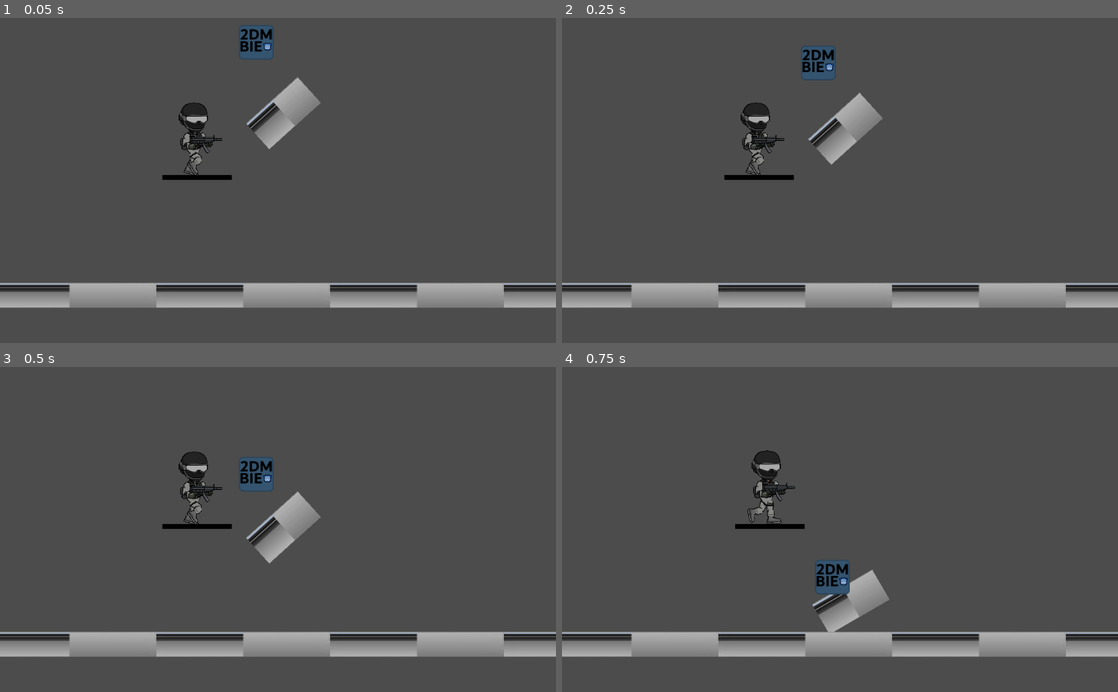
Above: before the commit, frames 1-4 (two rows, left to right).
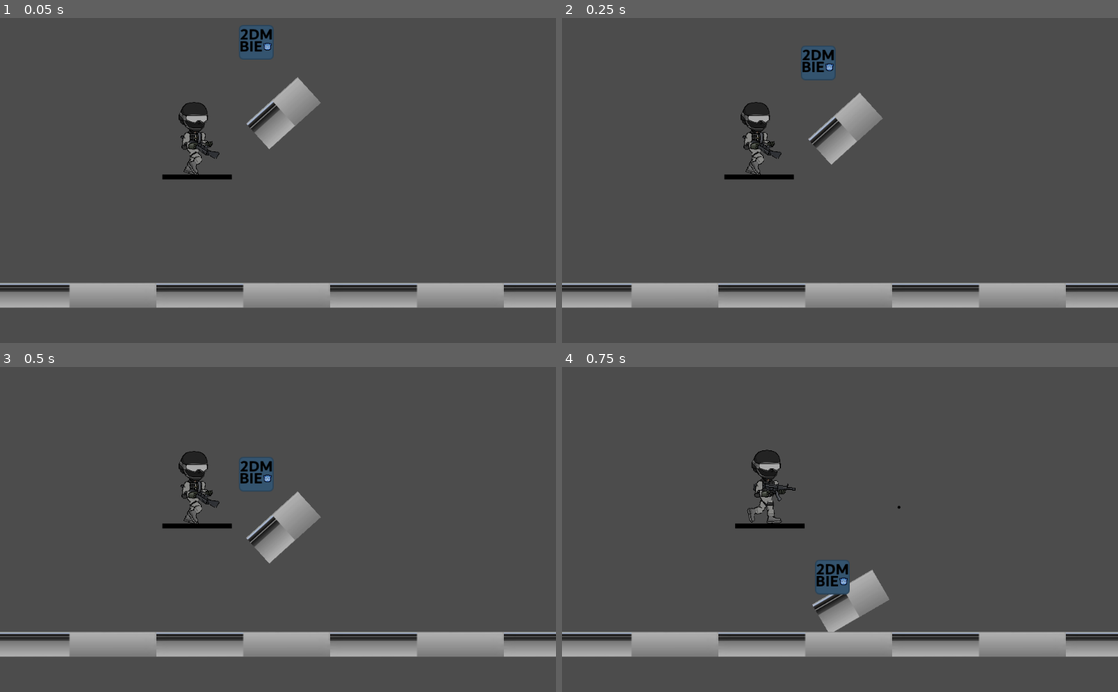
Above: after the commit, the same moments.

Repository: 2DMBIE/2DMBIE-Alpha
Game: Godot game, scene res://map.tscn
Two runs of this game, one before a commit and one after it. Both use one fixed random seed, a clock stepped at 60 frames per second and the inputs below.
Inputs (mouse positions are in pixels of both pictures, inside the frame that each line leads up to):
- Up to frame 1 (0.05 s): no input
- Up to frame 2 (0.25 s): no input
- Up to frame 3 (0.5 s): no input
- Up to frame 4 (0.75 s): move the mouse to (962, 513) at 0.52 s; press the mouse at (962, 513) at 0.53 s; hold D (right) from 0.53 s (still down)

The runs differ from the first frame. In frame 1, 0.4% of the frame differs, in the area x 29-42%, y 25-50%; in frame 2, 0.4%; in frame 3, 0.4%; in frame 4, 0.3%.

Commit message:
firing weapon on one side

Diff:
--- /dev/null
+++ b/2DMBIE/gun.gd
@@ -0,0 +1,24 @@
+extends Sprite
+
+var plBullet := preload("res://weapon/scene's/bullet.tscn")
+
+#onready variables
+onready var bulletDelayTimer := $BulletDelayTimer
+
+#bullet variables
+export var bullet_speed = 1500
+export var damage = 100
+export var bullet_delay: float = 1
+
+func _process(delta):
+	#als de player wil schieten, en waarnaartoe
+	if (Input.is_action_pressed("shoot") and bulletDelayTimer.is_stopped()):
+		bulletDelayTimer.start(bullet_delay)
+		var bullet := plBullet.instance()
+		bullet.position = get_global_position()
+		bullet.rotation_degrees = rotation_degrees
+		bullet.apply_impulse(Vector2(), Vector2(bullet_speed, 0).rotated(rotation))
+		get_tree().current_scene.add_child(bullet)
+
+	#waar het geweer heen kijkt
+	look_at(get_global_mouse_position())
--- a/2DMBIE/map.tscn
+++ b/2DMBIE/map.tscn
@@ -83,7 +83,7 @@
 shape = SubResource( 2 )
 
 [node name="Player" parent="." instance=ExtResource( 2 )]
-position = Vector2( 355.82, 303.065 )
+position = Vector2( 355.82, 302.065 )
 
 [node name="PlayerProtoAnton" type="KinematicBody2D" parent="."]
 position = Vector2( 472.115, 42.8115 )
--- a/2DMBIE/player.tscn
+++ b/2DMBIE/player.tscn
@@ -18,12 +18,14 @@
 [ext_resource path="res://assets/agent1/lowerleg_left.png" type="Texture" id=16]
 [ext_resource path="res://player.gd" type="Script" id=17]
 [ext_resource path="res://assets/groundsprites.png" type="Texture" id=18]
+[ext_resource path="res://gun.gd" type="Script" id=19]
 
 [sub_resource type="CapsuleShape2D" id=1]
 radius = 26.2156
 height = 81.4238
 
 [node name="Player" type="KinematicBody2D"]
+position = Vector2( 204.338, 210.645 )
 script = ExtResource( 17 )
 
 [node name="torso" type="Sprite" parent="."]
@@ -175,6 +177,11 @@
 [node name="gun" type="Sprite" parent="torso"]
 position = Vector2( 11.1685, 4.68671 )
 texture = ExtResource( 9 )
+script = ExtResource( 19 )
+bullet_delay = 0.2
+
+[node name="BulletDelayTimer" type="Timer" parent="torso/gun"]
+one_shot = true
 
 [node name="CollisionShape2D" type="CollisionShape2D" parent="."]
 position = Vector2( 0, -78.103 )
--- a/2DMBIE/project.godot
+++ b/2DMBIE/project.godot
@@ -45,6 +45,11 @@
 "events": [ Object(InputEventKey,"resource_local_to_scene":false,"resource_name":"","device":0,"alt":false,"shift":false,"control":false,"meta":false,"command":false,"pressed":false,"scancode":87,"unicode":0,"echo":false,"script":null)
  ]
 }
+shoot={
+"deadzone": 0.5,
+"events": [ Object(InputEventMouseButton,"resource_local_to_scene":false,"resource_name":"","device":-1,"alt":false,"shift":false,"control":false,"meta":false,"command":false,"button_mask":0,"position":Vector2( 0, 0 ),"global_position":Vector2( 0, 0 ),"factor":1.0,"button_index":1,"pressed":false,"doubleclick":false,"script":null)
+ ]
+}
 
 [rendering]
 
--- a/2DMBIE/weapon.tscn
+++ b/2DMBIE/weapon.tscn
@@ -5,3 +5,6 @@
 [node name="Node2D" type="Node2D"]
 
 [node name="Gun" parent="." instance=ExtResource( 1 )]
+position = Vector2( 92.8252, 148.84 )
+bullet_speed = 9000
+bullet_delay = 0.5
--- a/2DMBIE/weapon/scene's/Gun.tscn
+++ b/2DMBIE/weapon/scene's/Gun.tscn
@@ -2,6 +2,8 @@
 
 [ext_resource path="res://weapon/sprites/M1911 first try.png" type="Texture" id=1]
 [ext_resource path="res://weapon/scripts/Gun.gd" type="Script" id=2]
+
+
 
 [node name="Gun" type="Sprite"]
 position = Vector2( 57.8252, 149.84 )
Not shown: 1 places in 2DMBIE/player.tscn that only renumber resources
